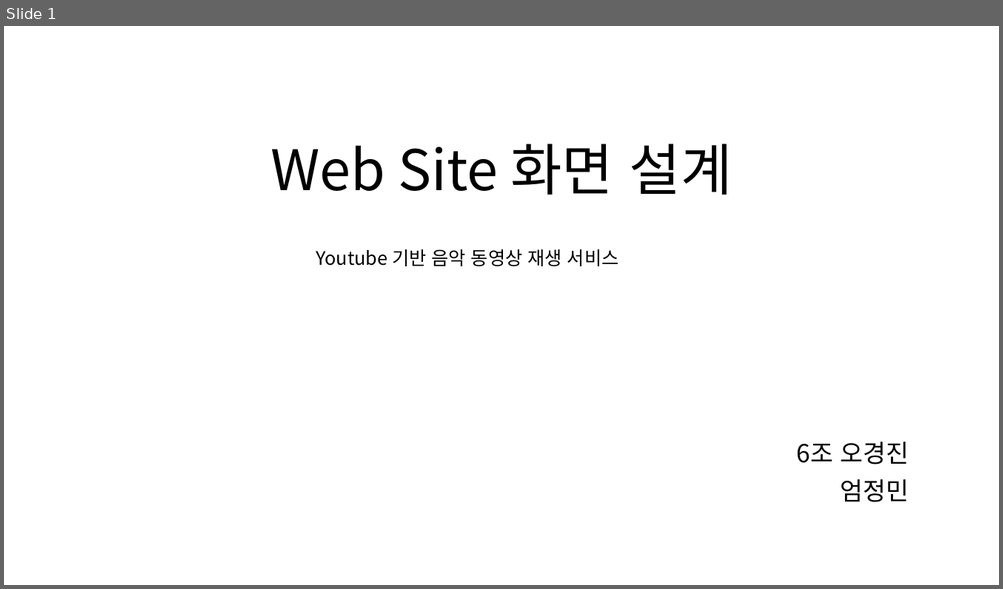
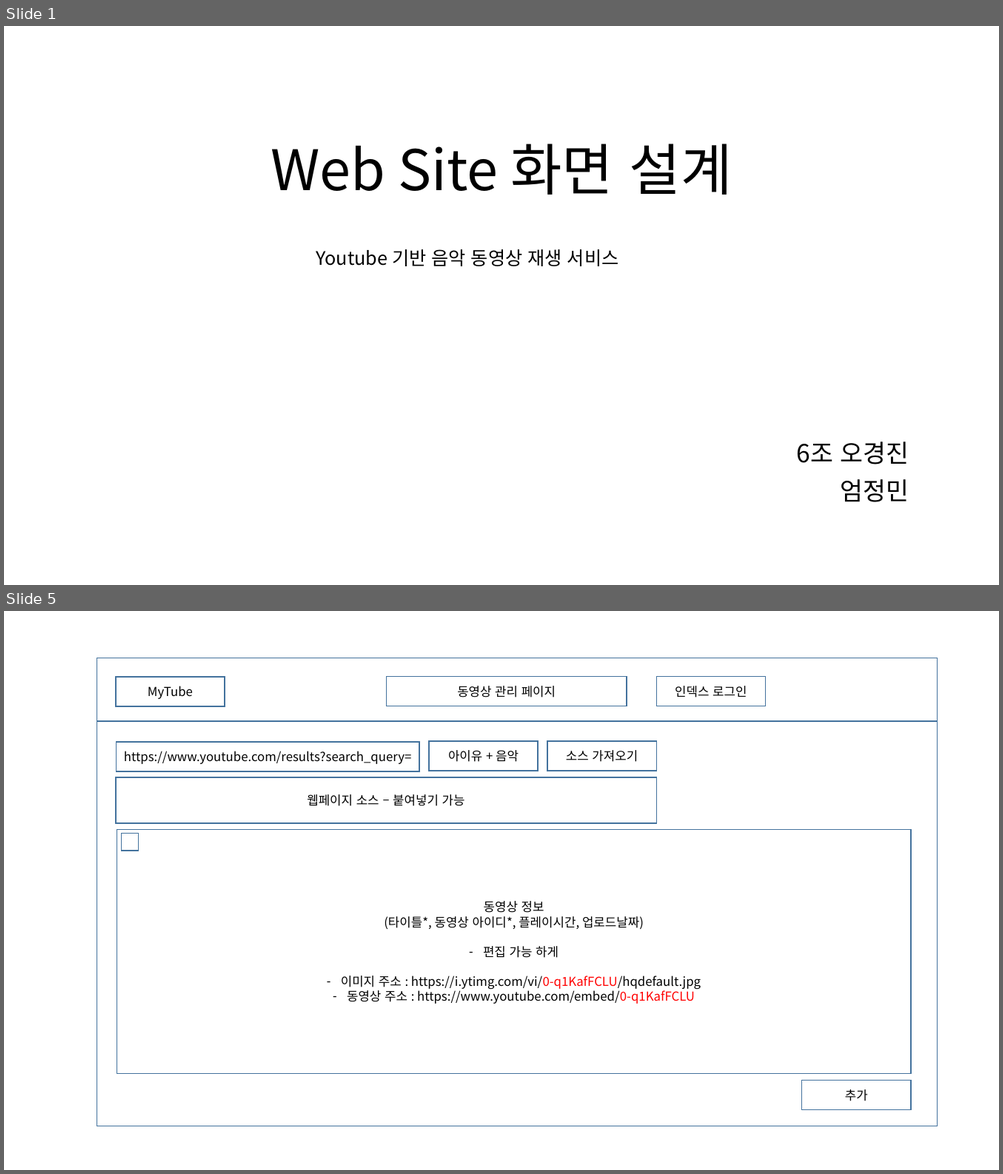
Before and after one commit to kjohhub/website, a slide deck: Web Site GUI Design.pptx. Shown one above the other, each under a label of ours: slide 1 before the commit, slides 1 and 5 after it; the slides between them are not shown. The pictures are 1003x589 and 1003x1174 pixels, drawn with LibreOffice and Linux fonts; fonts in the diff are those of the drawing. Boxes give left, top, right and bottom in pixels: in the first picture for what was removed or moved away, otherwise in the second. Text is boxed around its words. In the diff, an @@ line names an element or a change of style, - is before the commit and + after.

```diff
--- a/Web Site GUI Design.pptx
+++ b/Web Site GUI Design.pptx
@@ slide 5 added at (x1=4, y1=611, x2=999, y2=1170), background #FFFFFF @@
@@ rectangle added at (x1=96, y1=658, x2=936, y2=1127), outline #43739E 1 pt @@
@@ rectangle added at (x1=96, y1=658, x2=936, y2=721), outline #43739E 1 pt @@
@@ rectangle added at (x1=116, y1=677, x2=225, y2=706), outline #43739E 1 pt, 12 pt, text #000000 @@
+MyTube
@@ rectangle added at (x1=386, y1=677, x2=626, y2=706), outline #43739E 1 pt, 12 pt, text #000000 @@
+동영상 관리 페이지
@@ rectangle added at (x1=656, y1=677, x2=765, y2=706), outline #43739E 1 pt, 12 pt, text #000000 @@
+인덱스 로그인
@@ rectangle added at (x1=116, y1=742, x2=419, y2=772), outline #43739E 1 pt, 12 pt, text #000000 @@
+https://www.youtube.com/results?search_query=
@@ rectangle added at (x1=429, y1=741, x2=538, y2=772), outline #43739E 1 pt, 12 pt, text #000000 @@
+아이유 + 음악
@@ rectangle added at (x1=547, y1=741, x2=656, y2=772), outline #43739E 1 pt, 12 pt, text #000000 @@
+소스 가져오기
@@ rectangle added at (x1=116, y1=777, x2=657, y2=823), outline #43739E 1 pt, 12 pt, text #000000 @@
+웹페이지 소스 – 붙여넣기 가능
@@ rectangle added at (x1=116, y1=829, x2=910, y2=1073), outline #43739E 1 pt, 12 pt, text #000000 @@
+동영상 정보
+(타이틀*, 동영상 아이디*, 플레이시간, 업로드날짜)
+– 편집 가능 하게
+– 이미지 주소 : https://i.ytimg.com/vi/0-q1KafFCLU/hqdefault.jpg
+– 동영상 주소 : https://www.youtube.com/embed/0-q1KafFCLU
@@ rectangle added at (x1=121, y1=833, x2=138, y2=851), outline #43739E 1 pt @@
@@ rectangle added at (x1=802, y1=1080, x2=910, y2=1111), outline #43739E 1 pt, 12 pt, text #000000 @@
+추가
```
Also in this commit, not shown: 2 slides changed, 1 other slide added.
